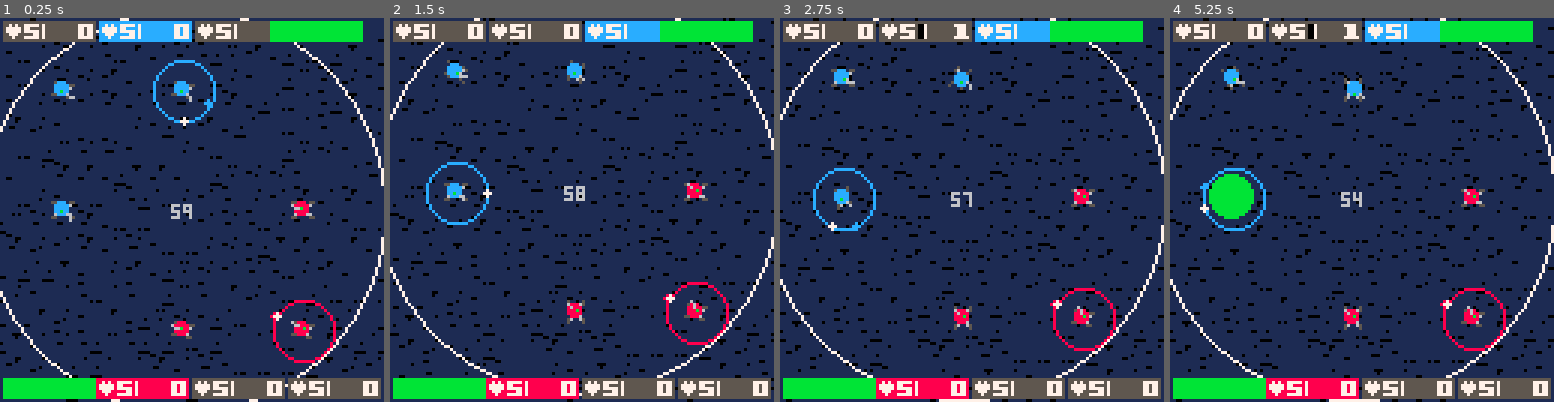
Above: before the commit, frames 1-4 (left to right).
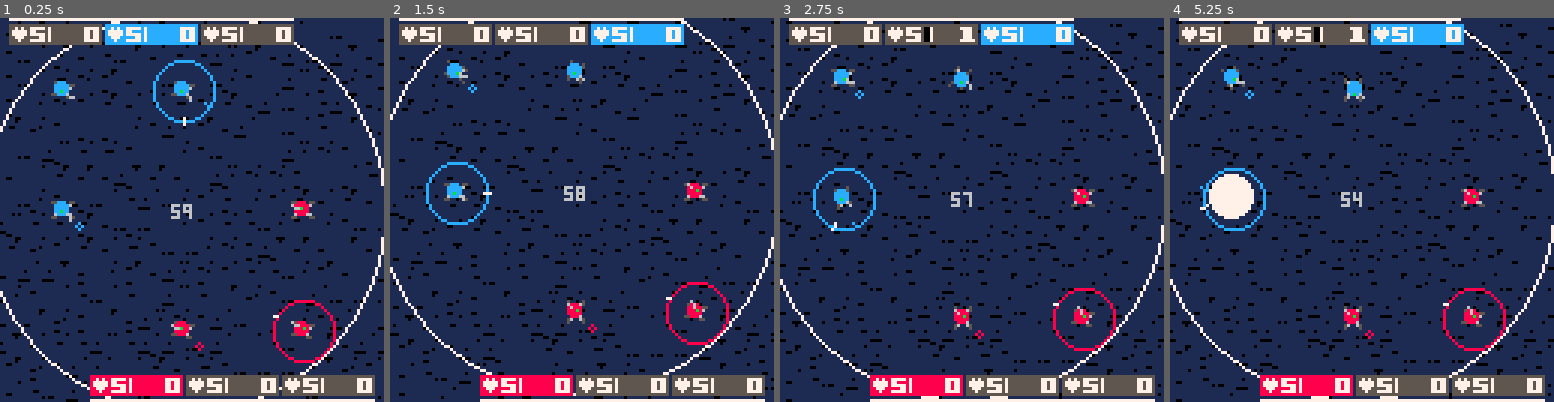
Above: after the commit, the same moments.

Repository: catnipped/pico1
Game: PICO-8 cartridge pico1.p8
Two runs of this game, one before a commit and one after it. Both use one fixed random seed, a clock stepped at 60 frames per second and the inputs below.
Inputs:
- Up to frame 1 (0.25 s): no input
- Up to frame 2 (1.5 s): tap X (X key) at 0.33, 1.07 s; tap O (Z key) at 0.7 s
- Up to frame 3 (2.75 s): hold Right 1.6-2.1 s; tap O (Z key) at 1.7, 2.1, 2.5 s; tap X (X key) at 1.85 s; hold Up 2.15-2.42 s; hold Right from 2.47 s (still down)
- Up to frame 4 (5.25 s): tap O (Z key) every 0.4 s from 2.9 to 4.9 s; tap X (X key) at 2.97, 4.08, 5.2 s; release Right at 3.03 s; hold Left 3.08-3.58 s; hold Down 3.63-3.97 s; hold Right 4.02-4.68 s; hold Up 4.73-5.03 s; hold Left from 5.08 s (still down)

The runs differ from the first frame. In frame 1, 9.3% of the frame differs, in the area x 0-100%, y 0-100%; in frame 2, 9.3%; in frame 3, 9.3%; in frame 4, 10%.

Commit message:
GUI/feedback updates

Diff:
--- a/pico1.p8
+++ b/pico1.p8
@@ -120,29 +120,21 @@
   end
 
   --shield
-  if p.owner == 1 then
-    if p.shield == true and p1.guage < 1 then
+  function shieldcircle(c,p)
+    if p > 3 then local plr = p2 else plr = p1 end
+    if c.shield == true and plr.guage < 1 then
       if every(2,3) == true then
-        circfill(p.x-0.5,p.y-0.5,7,7)
-      end
-    elseif p.shield == true then
-      circfill(p.x-0.5,p.y-0.5,7,11)
+        circfill(c.x-0.5,c.y-0.5,7,7)
+      end
+    elseif c.shield == true then
+      circfill(c.x-0.5,c.y-0.5,7,7)
       if every(2,4) == true then
-        circfill(p.x-0.5,p.y-0.5,7,10)
-      end
-    end
-  elseif p.owner == 2 then
-    if p.shield == true and p2.guage < 1 then
-      if every(2,3) == true then
-        circfill(p.x-0.5,p.y-0.5,7,7)
-      end
-    elseif p.shield == true then
-      circfill(p.x-0.5,p.y-0.5,7,11)
-      if every(2,4) == true then
-        circfill(p.x-0.5,p.y-0.5,7,10)
-      end
-    end
-  end
+        circfill(c.x-0.5,c.y-0.5,7,11)
+      end
+    end
+  end
+
+  shieldcircle(p,p.owner)
 
   --damage
   if p.damaged == true and p.shield == false then
@@ -160,16 +152,27 @@
         circ(p.x+p.attack_offset.x,p.y+p.attack_offset.y,10,p.clr)
       end
     else
-      circ(p.x,p.y,10,7)
+      circ(p.x,p.y,7,7)
     end
     if p.dead == false then --reticule
-    circfill(p.x+10*sin(p.rot),p.y+10*cos(p.rot),1,p.clr)
-    circfill(p.x+10*sin(p.dir),p.y+10*cos(p.dir),1,7)
+      line(p.x+9*sin(p.rot),p.y+9*cos(p.rot),p.x+11*sin(p.rot),p.y+11*cos(p.rot),p.clr)
+      line(p.x+9*sin(p.dir),p.y+9*cos(p.dir),p.x+11*sin(p.dir),p.y+11*cos(p.dir),7)
     elseif p.dead == true then --cross if dead
-      line(p.x-7,p.y-7,p.x+7,p.y+7,7)
-      line(p.x+7,p.y-7,p.x-7,p.y+7,7)
-    end
-  end
+      line(p.x-5,p.y-5,p.x+5,p.y+5,7)
+      line(p.x+5,p.y-5,p.x-5,p.y+5,7)
+    end
+  end
+
+  if p.active == true then
+    local next = p.nr + 1
+    if p.nr == 3 or p.nr == 6 then
+      next = p.nr - 2
+    end
+    local x = car[next].x
+    local y = car[next].y
+    circ(x+5,y+5,1,p.clr)
+  end
+
 end
 
 function tracks(c)
@@ -477,9 +480,7 @@
   pal()
   --special status
   if c.status == "danger" and c.dead == false then
-    pal(7,10)
-    spr(80,x,y+status_position,4,1)
-    pal()
+    if every(6,8) == true then spr(80,x,y+status_position,4,1) end
   elseif c.status == "auto" and c.dead == false then
     spr(64,x,y+status_position,4,1)
   end
@@ -679,14 +680,15 @@
 
 function drawshield(x,y,p)
   if p.guage >= 1 then
-    rectfill(x,y,x+(30*(p.guage/5)),y+6,11)
+    line(x,y,x+(94*(p.guage/5)),y,7)
+    if p.guage < 2.5 then line(x,y,x+(94*(p.guage/5)),y,10) end
     for c = 1*p.nr,3*p.nr do
       if car[c].shield == true and every(2,4) == true then
-        rectfill(x,y,x+(30*(p.guage/5)),y+6,10)
+        line(x,y,x+(94*(p.guage/5)),y,11)
       end
     end
   elseif p.guage < 1 and every(2,3) == true then
-    rectfill(x,y,x+(30*(p.guage/5)),y+6,7)
+    line(x,y,x+(94*(p.guage/5)),y,7)
   end
 end
 
@@ -712,13 +714,13 @@
   circ(center.x,center.y,arena,7)
   camera(cam.x,cam.y)
   for x = 1,3 do
-   ui(cam.x+1,cam.y+1,car[x],p1)
+   ui(cam.x+3,cam.y+2,car[x],p1)
   end
   for x = 4,6 do
-   ui(cam.x,cam.y+120,car[x],p2)
-  end
-  drawshield(cam.x+90,cam.y+1,p1)
-  drawshield(cam.x+1,cam.y+120,p2)
+   ui(cam.x-2,cam.y+119,car[x],p2)
+  end
+  drawshield(cam.x+3,cam.y,p1)
+  drawshield(cam.x+30,cam.y+127,p2)
 
   if p1.winner == true then
     local y = 62
Not shown, changed: todo.md
